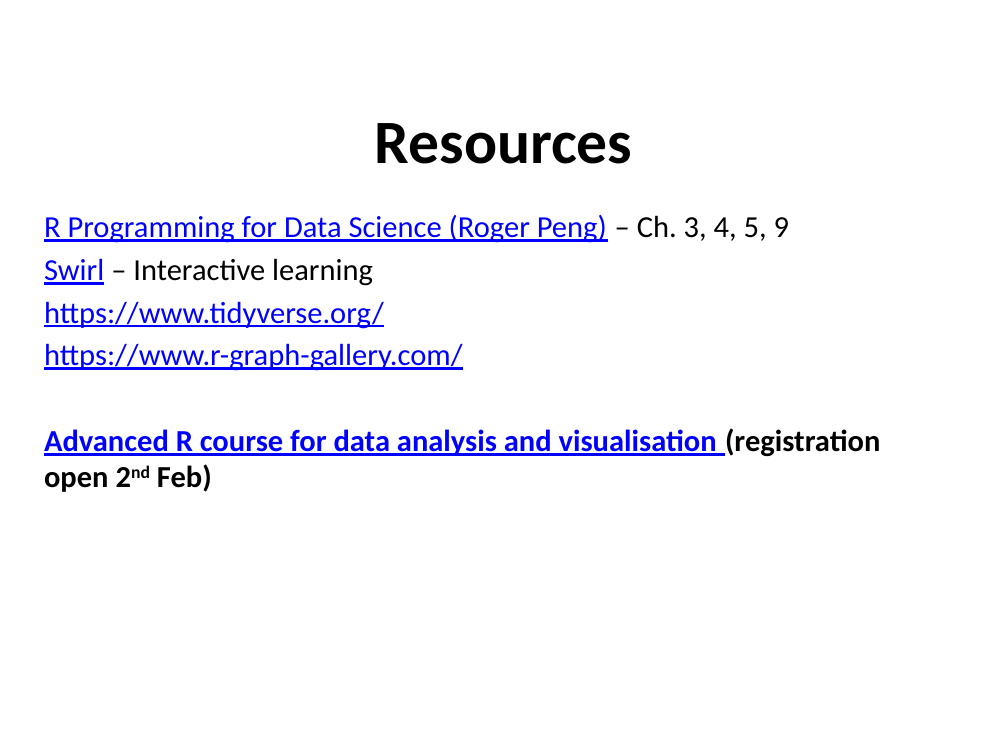
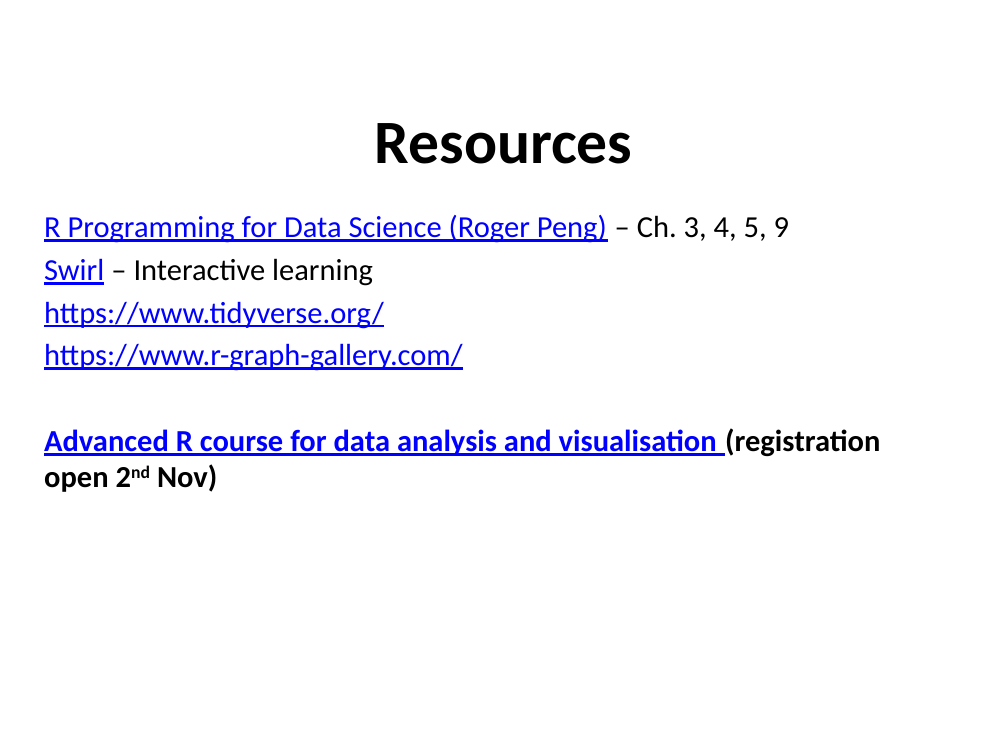
Before and after one commit to sraorao/IFPN_R_intro_MT2022, a slide deck: slide 20 of powerpoint/Session2.pptx. Drawn at 1008x756 pixels with LibreOffice and Linux fonts; fonts in the diff are those of the drawing. Boxes give left, top, right and bottom in pixels: in the first picture for what was removed or moved away, otherwise in the second. Text is boxed around its words. In the diff, an @@ line names an element or a change of style, - is before the commit and + after.

```diff
--- a/powerpoint/Session2.pptx
+++ b/powerpoint/Session2.pptx
@@ text at (x1=44, y1=428, x2=880, y2=492): text changed @@
-Advanced R course for data analysis and visualisation (registration open 2nd Feb)
+Advanced R course for data analysis and visualisation (registration open 2nd Nov)
```
Also in this commit, not shown: 7 other slides changed.
